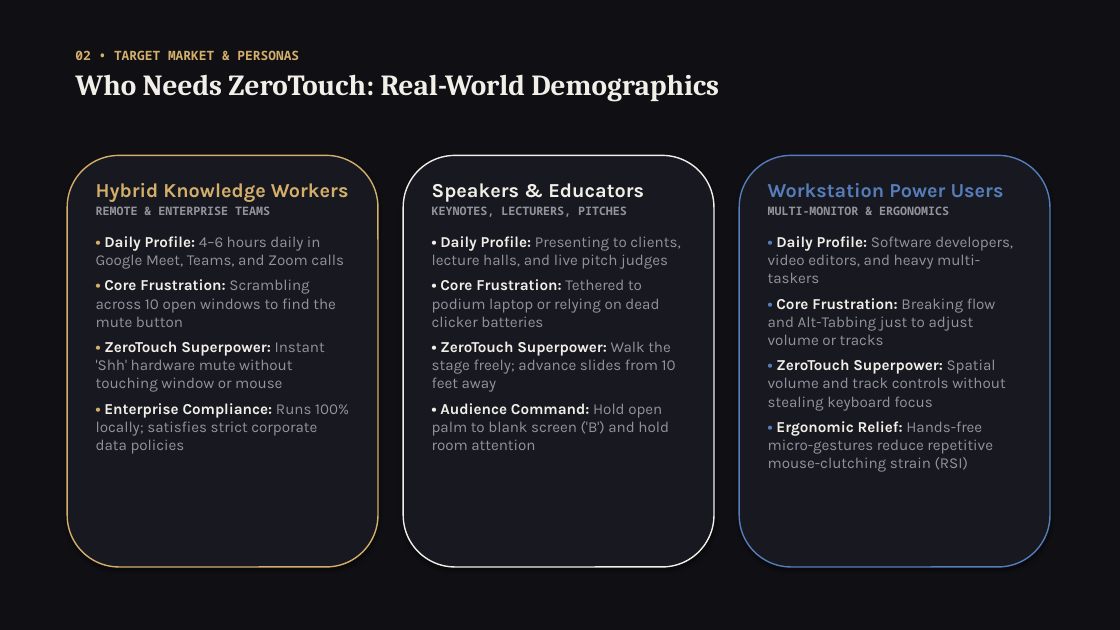
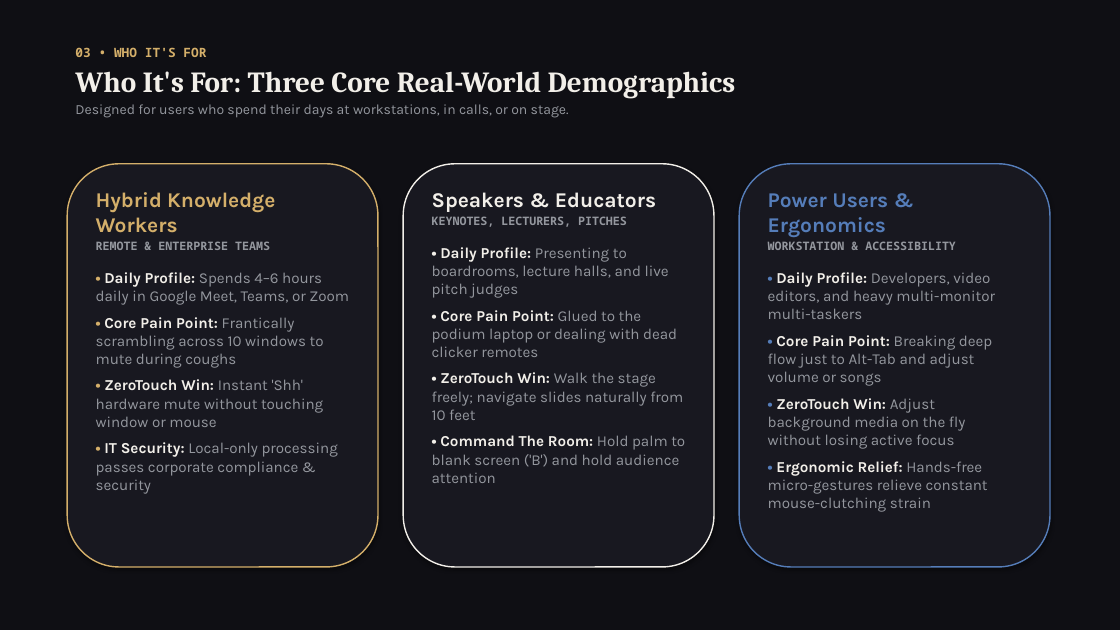
Before and after one commit to Philphil-org/UAT-Hackathon, a slide deck: slide 4 of ZeroTouch_PitchDeck.pptx (slide 3 before the commit). Drawn at 1120x630 pixels with LibreOffice and Linux fonts; fonts in the diff are those of the drawing. Boxes give left, top, right and bottom in pixels: in the first picture for what was removed or moved away, otherwise in the second. Text is boxed around its words. In the diff, an @@ line names an element or a change of style, - is before the commit and + after.

```diff
--- a/ZeroTouch_PitchDeck.pptx
+++ b/ZeroTouch_PitchDeck.pptx
@@ text at bbox=[75, 47, 736, 118]: text changed; size 25 to 12 pt; font Cambria to Karla; text colour #F2EFE9 to #94979E; bold off @@
-02 • TARGET MARKET & PERSONAS
-Who Needs ZeroTouch: Real-World Demographics
+03 • WHO IT'S FOR
+Who It's For: Three Core Real-World Demographics
+Designed for users who spend their days at workstations, in calls, or on stage.
@@ rounded rectangle: place and size @@
-rounded rectangle at bbox=[67, 155, 378, 567]
+rounded rectangle at bbox=[67, 164, 378, 567]
@@ rounded rectangle: place and size @@
-rounded rectangle at bbox=[403, 155, 714, 567]
+rounded rectangle at bbox=[403, 164, 714, 567]
@@ rounded rectangle: place and size @@
-rounded rectangle at bbox=[739, 155, 1050, 567]
+rounded rectangle at bbox=[739, 164, 1050, 567]
@@ text "Hybrid Knowledge Workers": place and size @@
-text "Hybrid Knowledge Workers" at bbox=[96, 183, 349, 454]
+text "Hybrid Knowledge Workers" at bbox=[96, 192, 349, 494]
@@ text at bbox=[96, 192, 275, 250]: size 17 to 18 pt in "Hybrid Knowledge Workers"; text colour #91949B to #94979E in "REMOTE & ENTERPRISE TEAMS" @@
@@ text "Speakers & Educators": place and size @@
-text "Speakers & Educators" at bbox=[432, 183, 680, 450]
+text "Speakers & Educators" at bbox=[432, 192, 685, 483]
@@ text at bbox=[432, 192, 656, 212]: size 17 to 18 pt in "Speakers & Educators"; text colour #91949B to #94979E in "KEYNOTES, LECTURERS, PITCHES" @@
@@ text at bbox=[768, 193, 995, 512]: text changed; text colour #91949B to #94979E @@
-Workstation Power Users
-MULTI-MONITOR & ERGONOMICS
-• Daily Profile: Software developers, video editors, and heavy multi-taskers
-• Core Frustration: Breaking flow and Alt-Tabbing just to adjust volume or tracks
-• ZeroTouch Superpower: Spatial volume and track controls without stealing keyboard focus
-• Ergonomic Relief: Hands-free micro-gestures reduce repetitive mouse-clutching strain (RSI)
+Power Users & Ergonomics
+WORKSTATION & ACCESSIBILITY
+• Daily Profile: Developers, video editors, and heavy multi-monitor multi-taskers
+• Core Pain Point: Breaking deep flow just to Alt-Tab and adjust volume or songs
+• ZeroTouch Win: Adjust background media on the fly without losing active focus
+• Ergonomic Relief: Hands-free micro-gestures relieve constant mouse-clutching strain
@@ text at bbox=[432, 247, 685, 483]: text changed; text colour #91949B to #94979E @@
-• Daily Profile: Presenting to clients, lecture halls, and live pitch judges
-• Core Frustration: Tethered to podium laptop or relying on dead clicker batteries
-• ZeroTouch Superpower: Walk the stage freely; advance slides from 10 feet away
-• Audience Command: Hold open palm to blank screen ('B') and hold room attention
+• Daily Profile: Presenting to boardrooms, lecture halls, and live pitch judges
+• Core Pain Point: Glued to the podium laptop or dealing with dead clicker remotes
+• ZeroTouch Win: Walk the stage freely; navigate slides naturally from 10 feet
+• Command The Room: Hold palm to blank screen ('B') and hold audience attention
@@ text at bbox=[96, 272, 349, 494]: text changed; text colour #91949B to #94979E @@
-• Daily Profile: 4–6 hours daily in Google Meet, Teams, and Zoom calls
-• Core Frustration: Scrambling across 10 open windows to find the mute button
-• ZeroTouch Superpower: Instant 'Shh' hardware mute without touching window or mouse
-• Enterprise Compliance: Runs 100% locally; satisfies strict corporate data policies
+• Daily Profile: Spends 4–6 hours daily in Google Meet, Teams, or Zoom
+• Core Pain Point: Frantically scrambling across 10 windows to mute during coughs
+• ZeroTouch Win: Instant 'Shh' hardware mute without touching window or mouse
+• IT Security: Local-only processing passes corporate compliance & security
```
Also in this commit, not shown: 1 other slide changed, 3 slides added, 3 slides removed.
